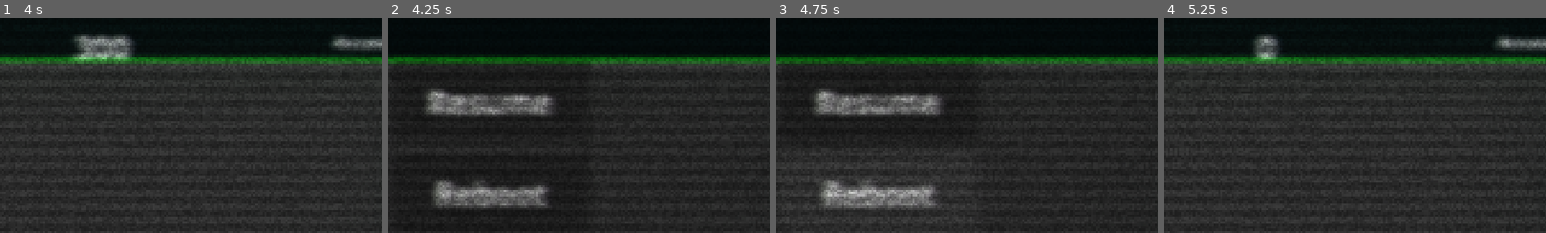
Above: before the commit, frames 1-4 (left to right).
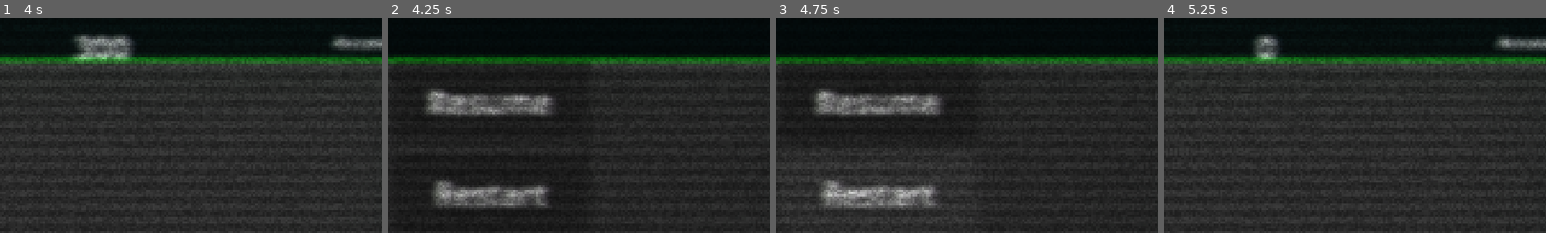
Above: after the commit, the same moments.

Repository: joeljanzen/Bitstreamer
Game: Godot game, scene res://Scenes/level.tscn
Two runs of this game, one before a commit and one after it. Both use one fixed random seed, a clock stepped at 60 frames per second and the inputs below. Sound files missing from this copy of the repository are replaced by a short silence.
Inputs (mouse positions are % of the whole screen's width and height, from its top left):
- Up to frame 1 (4 s): tap Enter (enter_bit) at 0.5 s; move the mouse to (72, 45) at 0.52 s; hold Z (0_bit) 0.53-1.25 s; click (72, 45) at 0.67 s; drag from (30, 55) to (45, 70) at 1.27 s; move the mouse to (60, 28) at 2.02 s; hold Enter (enter_bit) 2.03-2.75 s; drag from (45, 70) to (20, 35) at 2.77 s; move the mouse to (80, 65) at 3.52 s; hold Up (back_bit) from 3.53 s (still down); hold Q (spawn_1_bit) from 3.53 s (still down)
- Up to frame 2 (4.25 s): keep holding Up (back_bit); keep holding Q (spawn_1_bit); tap Escape (pause) at 4.15 s
- Up to frame 3 (4.75 s): release Up (back_bit) at 4.25 s; release Q (spawn_1_bit) at 4.25 s; click "Reboot" (after the commit: "Restart") at 4.25 s
- Up to frame 4 (5.25 s): drag from (20, 35) to (35, 25) at 5.02 s
The pictures show only the part of the screen within x 37-87%, y 0-50%; the shares and areas given below are measured in that part.

Frame 1 is identical in both runs. In frame 2, 0.4% of the frame differs, in the area x 22-39%, y 75-88%; in frame 3, 0.4%; in frame 4, nothing differs.

Commit message:
Change button name in pause ui

Diff:
--- a/Scenes/UI/pause_ui.tscn
+++ b/Scenes/UI/pause_ui.tscn
@@ -32,7 +32,7 @@
 offset_right = 1210.0
 offset_bottom = 540.0
 theme = ExtResource("1_bthaf")
-text = "Reboot"
+text = "Restart"
 
 [node name="Settings" type="Button" parent="CanvasLayer" unique_id=690275050]
 offset_left = 710.0
